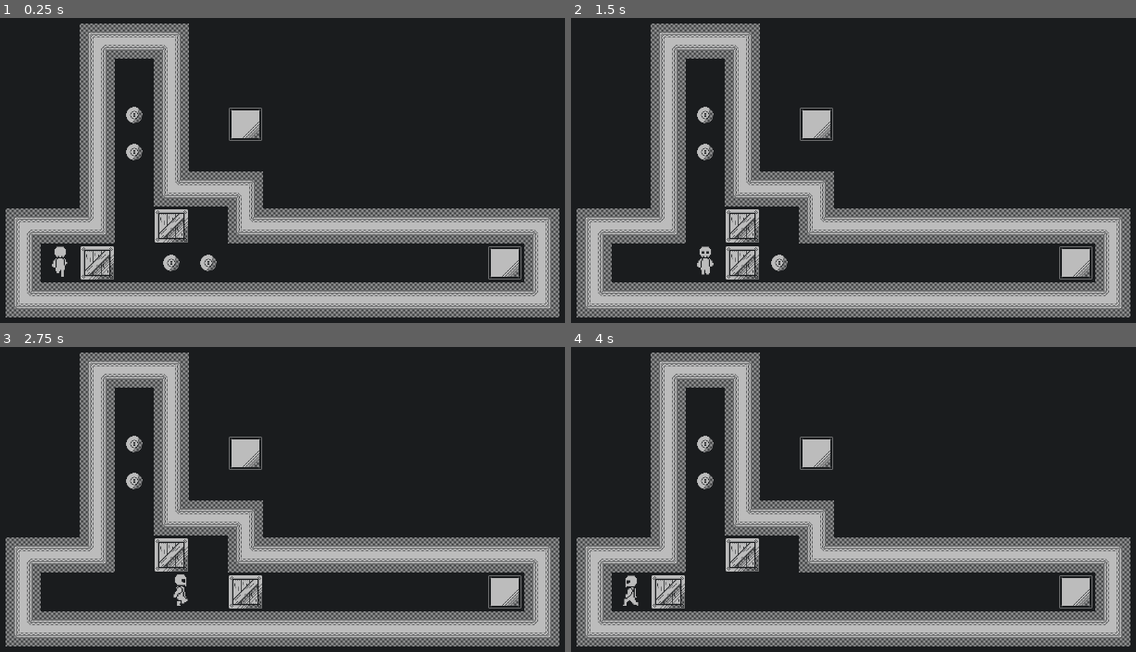
Above: before the commit, frames 1-4 (two rows, left to right).
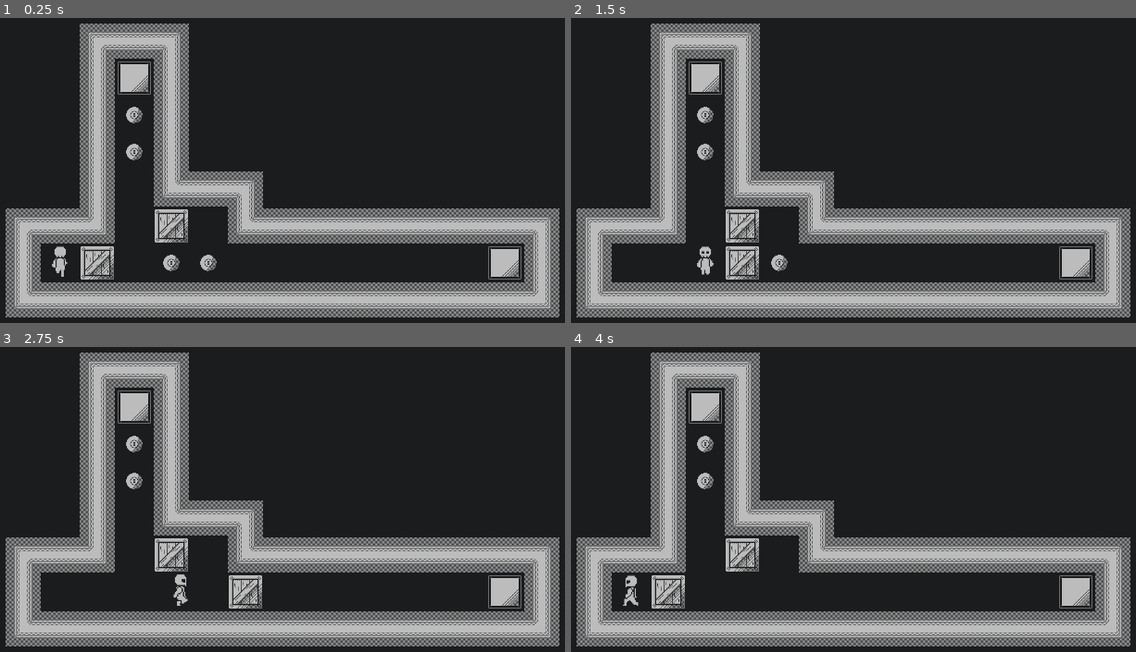
Above: after the commit, the same moments.

Repository: ParryTotato/1BitJam2025
Game: Godot game, scene res://Scenes/Levels/level_2.tscn
The game is run twice, just before and just after one commit, with the same random seed, the same clock (stepped at 60 frames per second) and the same inputs. This scene is started directly instead of the project's main scene.
Inputs:
- Up to frame 1 (0.25 s): no input
- Up to frame 2 (1.5 s): tap Enter at 0.5 s; hold Right (ui_right) 0.53-1.28 s; tap T (translocate) at 0.6, 1.35 s; hold Down (ui_down) from 1.28 s (still down)
- Up to frame 3 (2.75 s): release Down (ui_down) at 2.03 s; hold Right (ui_right) from 2.03 s (still down); tap T (translocate) at 2.1 s
- Up to frame 4 (4 s): release Right (ui_right) at 2.78 s; hold Up (ui_up) 2.78-3.53 s; tap T (translocate) at 2.85, 3.6 s; tap Z (reset) at 3.5 s; hold Left (ui_left) from 3.53 s (still down)

The runs differ from the first frame. In frame 1, 1.0% of the frame differs, in the area x 20-47%, y 14-41%; in frame 2, 1.0%; in frame 3, 1.0%; in frame 4, 1.0%.

Commit message:
fix to messed up lvl 2

Diff:
--- a/Scenes/Levels/level_2.tscn
+++ b/Scenes/Levels/level_2.tscn
@@ -9,7 +9,7 @@
 tile_map_data = PackedByteArray("AAACAAcAAQAAAAgAAAACAAkAAQAAAAoAAAADAAcAAQAHAAEAAAADAAkAAQAHAAEAAAAEAAIAAQAAAAgAAAAEAA …(592 unchanged characters)…
 
 [node name="Goal" parent="." index="0"]
-position = Vector2(544, 304)
+position = Vector2(352, 224)
 
 [node name="Goal2" parent="." index="1" instance=ExtResource("2_w2ac1")]
 position = Vector2(992, 544)
--- a/Scenes/Main/Scripts/main.gd
+++ b/Scenes/Main/Scripts/main.gd
@@ -8,7 +8,6 @@
 @onready var main_menu: Control = $UI/MainMenu
 
 const MAIN_MENU_SCENE = preload("res://Scenes/MainMenu/main_menu.tscn") as PackedScene
-const LEVEL_1 = preload("res://Scenes/Levels/Level_1.tscn") as PackedScene
 
 func _ready():
 	show_main_menu()
@@ -26,11 +25,7 @@
 	main_menu.visible = false
 	game.visible = true
 
-	for child in game.get_children():
-		child.queue_free()
-
-	var level_1_instance = LEVEL_1.instantiate()
-	game.add_child(level_1_instance)
+	load_level("res://Scenes/Levels/Level_1.tscn")
 	timer.start()
 	timer_label.visible = true
 
--- a/Scenes/Player/Scripts/player.gd
+++ b/Scenes/Player/Scripts/player.gd
@@ -136,7 +136,7 @@
 	set_physics_process(true)
 
 func _on_level_loaded():
-	set_physics_process(false)
+	set_physics_process(true)
 
 func _on_upgrades_verified(upgrades: Dictionary):
 	if upgrades["Kick"]["tier"] == 0:
